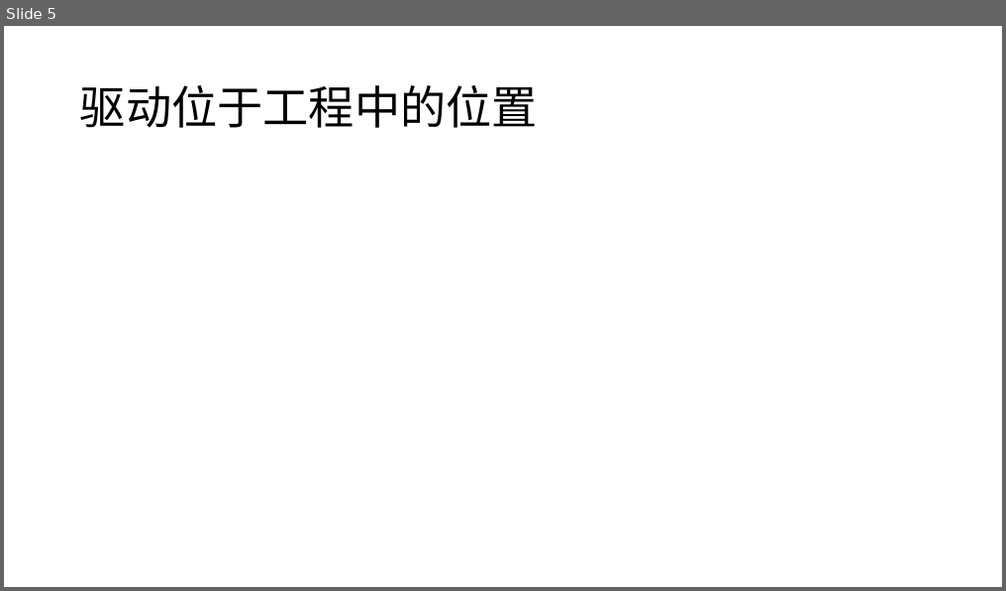
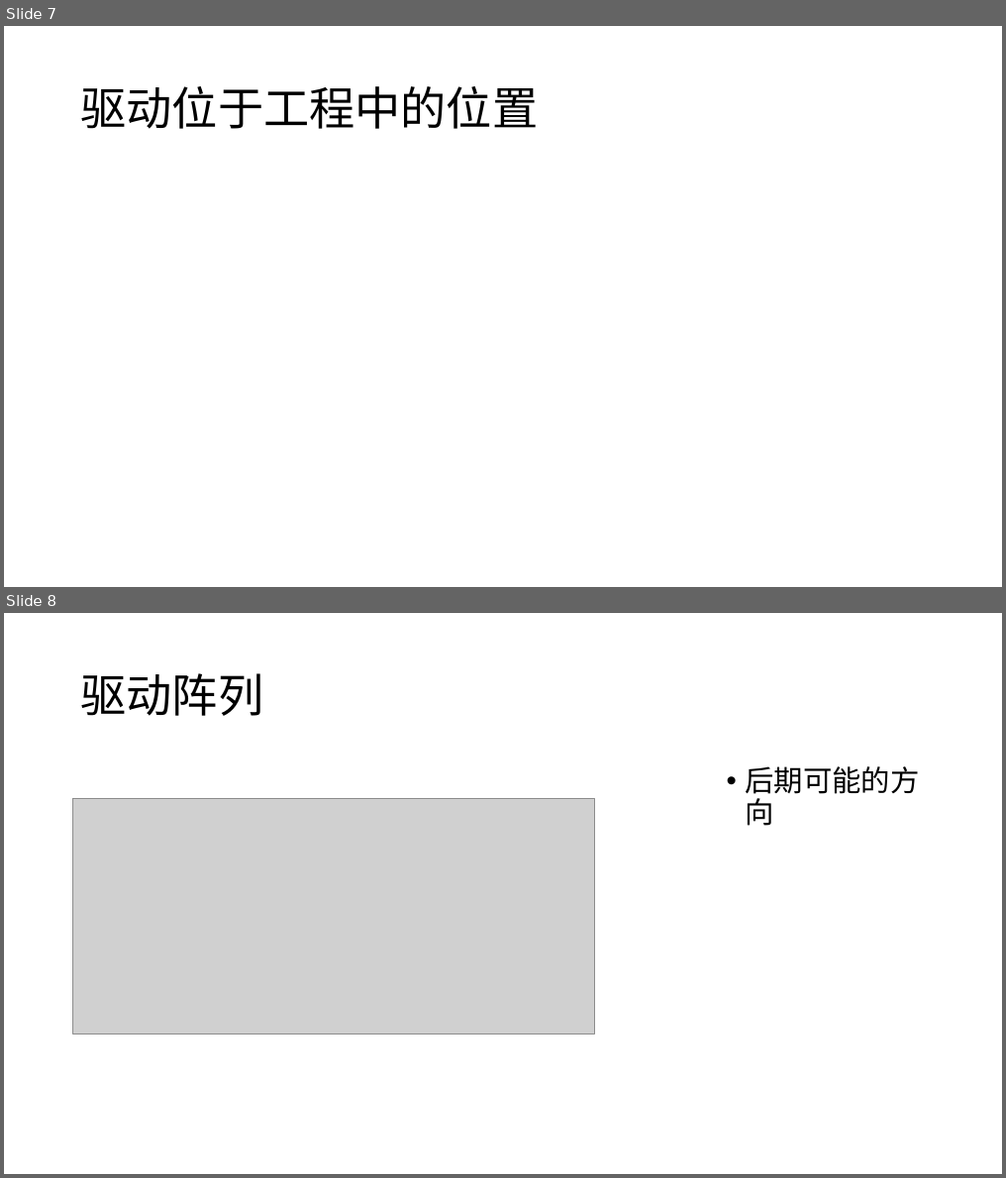
Before and after one commit to whitebkues1/ppt, a slide deck: xianzheng.pptx. Shown one above the other, each under a label of ours: slide 5 before the commit, slides 7 and 8 after it. The pictures are 1006x591 and 1006x1178 pixels, drawn with LibreOffice and Linux fonts; fonts in the diff are those of the drawing; grey boxes stand for pictures. Boxes give left, top, right and bottom in pixels: in the first picture for what was removed or moved away, otherwise in the second. Text is boxed around its words. In the diff, an @@ line names an element or a change of style, - is before the commit and + after.

```diff
--- a/xianzheng.pptx
+++ b/xianzheng.pptx
@@ slide 8 added at bbox=[4, 613, 1002, 1174], background #FFFFFF @@
@@ title added at bbox=[80, 673, 263, 716], 44 pt, text #000000 @@
+驱动阵列
@@ text added at bbox=[746, 766, 920, 826], 28 pt, text #000000 @@
+• 后期可能的方向
@@ picture added at bbox=[73, 799, 595, 1035] @@
@@ what was slide 5 is now slide 7 @@
```
Also in this commit, not shown: 14 other slides changed, 7 other slides added, 3 slides removed, 11 other files.
